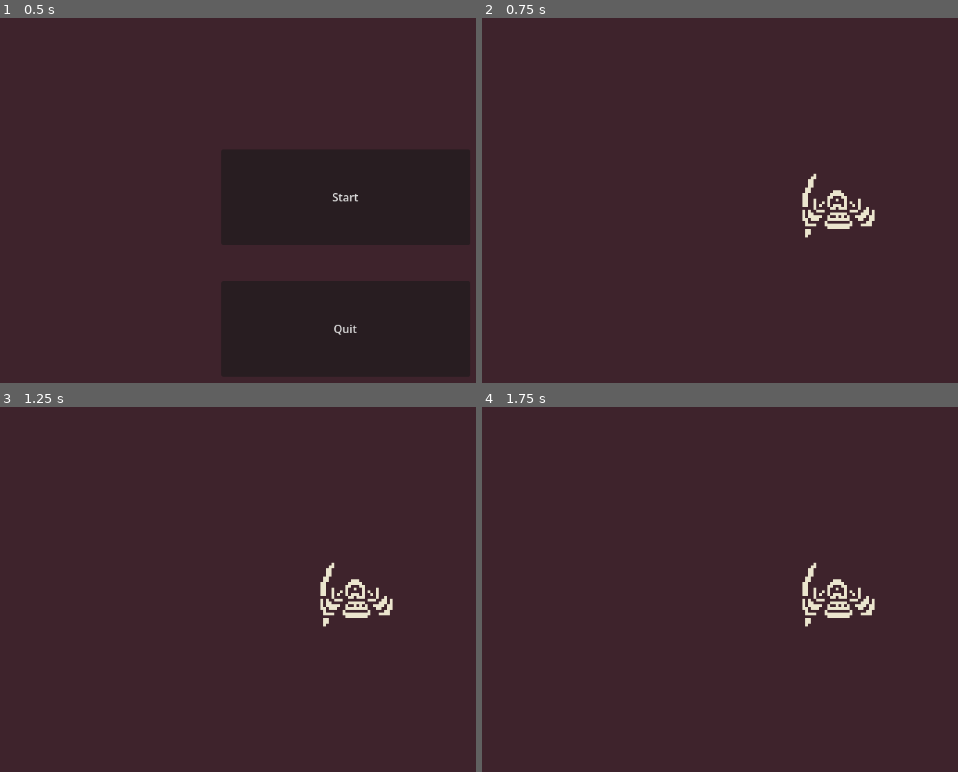
Above: before the commit, frames 1-4 (two rows, left to right).
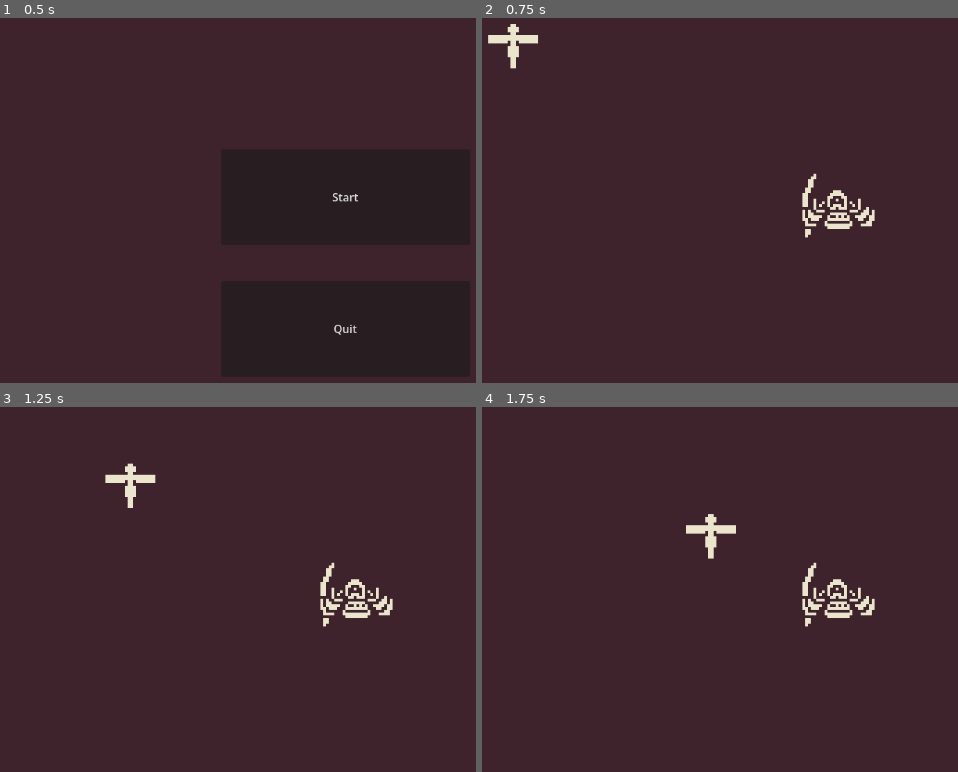
Above: after the commit, the same moments.

Repository: log2bits/continuous-cut
Game: Godot game, scene res://Scenes/title_screen.tscn
Two runs of this game, one before a commit and one after it. Both use one fixed random seed, a clock stepped at 60 frames per second and the inputs below.
Inputs:
- Up to frame 1 (0.5 s): no input
- Up to frame 2 (0.75 s): click "Start" at 0.5 s
- Up to frame 3 (1.25 s): no input
- Up to frame 4 (1.75 s): no input

Frame 1 is identical in both runs. In frame 2, 0.4% of the frame differs, in the area x 1-12%, y 1-14%; in frame 3, 0.4%; in frame 4, 0.4%, in the area x 42-54%, y 29-42%.

Commit message:
new enemy sprite

Diff:
--- a/Scenes/enemy.tscn
+++ b/Scenes/enemy.tscn
@@ -1,12 +1,12 @@
 [gd_scene format=3 uid="uid://p7h7woyl27ft"]
 
-[ext_resource type="Texture2D" uid="uid://bqveumwyl50l1" path="res://assets/sprites/enemy.png" id="1_a8hw6"]
+[ext_resource type="Texture2D" uid="uid://cdh4ytv0ffk2y" path="res://assets/sprites/enemy.png" id="1_a8hw6"]
 
 [sub_resource type="CapsuleShape2D" id="CapsuleShape2D_jg4ye"]
-radius = 8.0
-height = 32.0
+radius = 4.0
+height = 16.0
 
-[node name="RigidBody2D" type="RigidBody2D" unique_id=1160950657]
+[node name="Enemy" type="CharacterBody2D" unique_id=1766995639]
 
 [node name="Sprite2D" type="Sprite2D" parent="." unique_id=785483160]
 texture = ExtResource("1_a8hw6")
--- a/Scenes/main_scene.tscn
+++ b/Scenes/main_scene.tscn
@@ -1,13 +1,19 @@
 [gd_scene format=3 uid="uid://cmesnsomldwbi"]
 
-[ext_resource type="PackedScene" uid="uid://b548bppnpn02l" path="res://Scenes/player.tscn" id="1_1k4gi"]
-[ext_resource type="Script" uid="uid://dmiceh8sy7m03" path="res://Scripts/player.gd" id="2_6fy3g"]
-
+[ext_resource type="PackedScene" uid="uid://b548bppnpn02l" path="res://scenes/player.tscn" id="1_1k4gi"]
+[ext_resource type="Script" uid="uid://dmiceh8sy7m03" path="res://scripts/player.gd" id="2_6fy3g"]
+[ext_resource type="PackedScene" uid="uid://p7h7woyl27ft" path="res://scenes/enemy.tscn" id="3_7ykc4"]
+[ext_resource type="Script" uid="uid://brxf5s03ptr16" path="res://scripts/enemy.gd" id="4_pu3yx"]
 
 [node name="World" type="Node2D" unique_id=1932867374]
 
-[node name="CharacterBody2D" parent="." unique_id=640957625 instance=ExtResource("1_1k4gi")]
+[node name="Player" parent="." unique_id=640957625 instance=ExtResource("1_1k4gi")]
 script = ExtResource("2_6fy3g")
 
-[node name="Camera2D" type="Camera2D" parent="CharacterBody2D" unique_id=1507944311]
+[node name="Camera" type="Camera2D" parent="Player" unique_id=1507944311]
 zoom = Vector2(4, 4)
+
+[node name="Enemy" parent="." unique_id=1160950657 node_paths=PackedStringArray("player") instance=ExtResource("3_7ykc4")]
+position = Vector2(-129, -66)
+script = ExtResource("4_pu3yx")
+player = NodePath("../Player")
--- a/Scenes/player.tscn
+++ b/Scenes/player.tscn
@@ -1,11 +1,11 @@
 [gd_scene format=3 uid="uid://b548bppnpn02l"]
 
-[ext_resource type="Texture2D" uid="uid://dirlgat5fp3yh" path="res://assets/sprites/TempPlayer.png" id="1_4anbu"]
+[ext_resource type="Texture2D" uid="uid://dirlgat5fp3yh" path="res://assets/sprites/temp_player.png" id="1_4anbu"]
 
 [sub_resource type="CircleShape2D" id="CircleShape2D_qnmj6"]
 radius = 16.0
 
-[node name="CharacterBody2D" type="CharacterBody2D" unique_id=640957625]
+[node name="Player" type="CharacterBody2D" unique_id=640957625]
 
 [node name="CollisionShape2D" type="CollisionShape2D" parent="." unique_id=1402641244]
 shape = SubResource("CircleShape2D_qnmj6")
--- /dev/null
+++ b/scripts/enemy.gd
@@ -0,0 +1,10 @@
+extends CharacterBody2D
+
+@export var player: CharacterBody2D
+@export var speed: float = 80.0
+
+func _physics_process(delta: float) -> void:
+	if not is_instance_valid(player):
+		return
+	velocity = global_position.direction_to(player.global_position) * speed
+	move_and_slide()
Binary file changed: assets/sprites/enemy.png
Binary file added: assets/sprites/enemy_boss.png
Not shown, changed: assets/sprites/enemy_boss.png.import
Renamed: assets/sprites/TempPlayer.png -> assets/sprites/temp_player.png
Not shown, changed: assets/sprites/temp_player.png.import
Not shown, added: scripts/enemy.gd.uid
